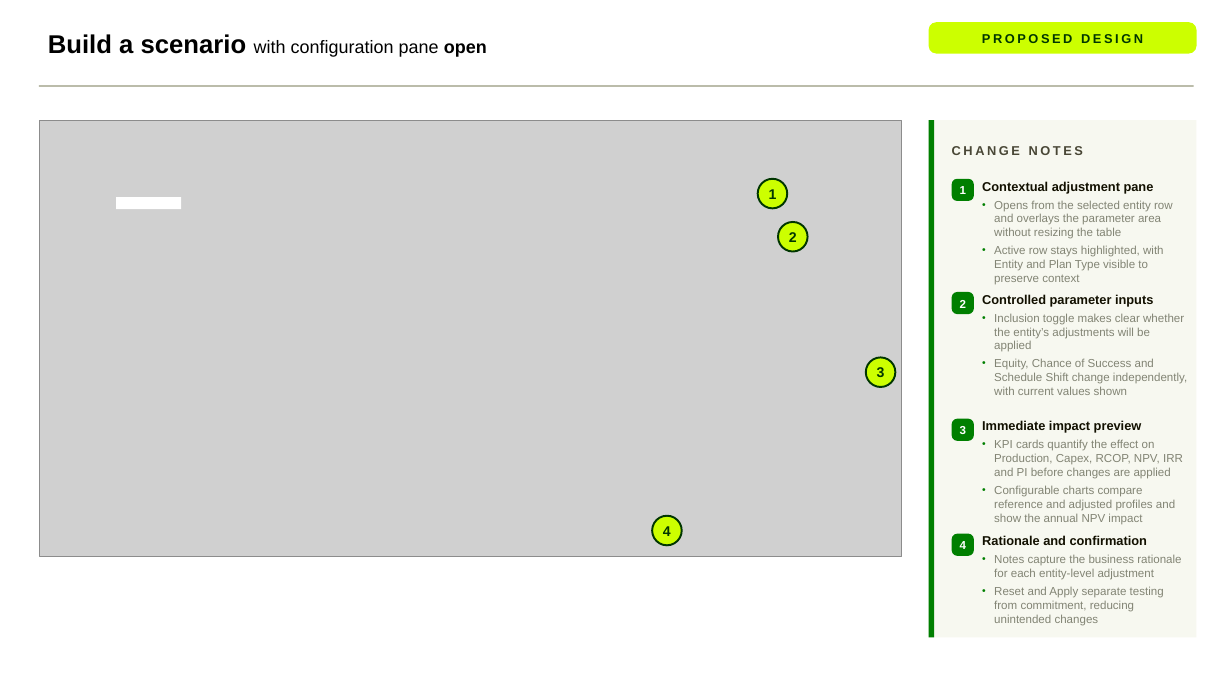
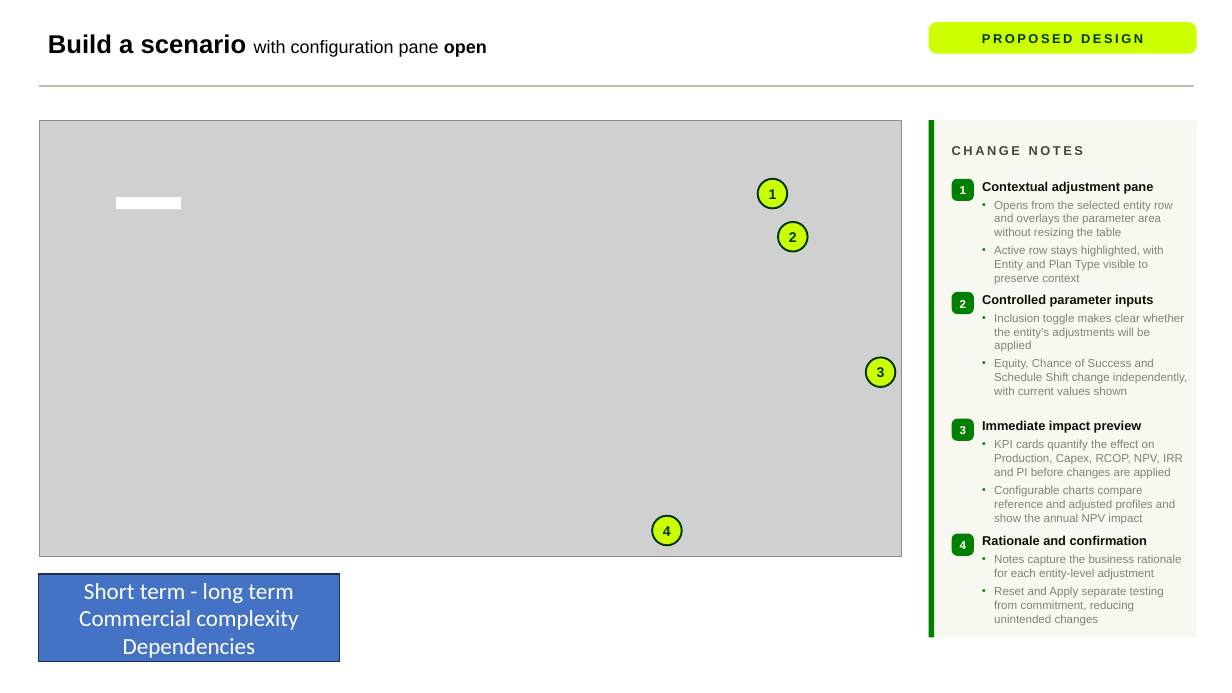
Before and after one commit to dandeatsdan/portfolio_application, a slide deck: slide 14 of 07_streamlit_app/design_decks/Horizon X Design.pptx. Drawn at 1232x693 pixels with LibreOffice and Linux fonts; fonts in the diff are those of the drawing; grey boxes stand for pictures. Boxes give left, top, right and bottom in pixels: in the first picture for what was removed or moved away, otherwise in the second. Text is boxed around its words. In the diff, an @@ line names an element or a change of style, - is before the commit and + after.

```diff
--- a/07_streamlit_app/design_decks/Horizon X Design.pptx
+++ b/07_streamlit_app/design_decks/Horizon X Design.pptx
@@ rectangle added at bbox=[39, 574, 339, 661], fill #4472C4, outline #1E3256 1 pt, 18 pt, text #FFFFFF @@
+Short term - long term
+Commercial complexity
+Dependencies
```
Also in this commit, not shown: 1 other file.
